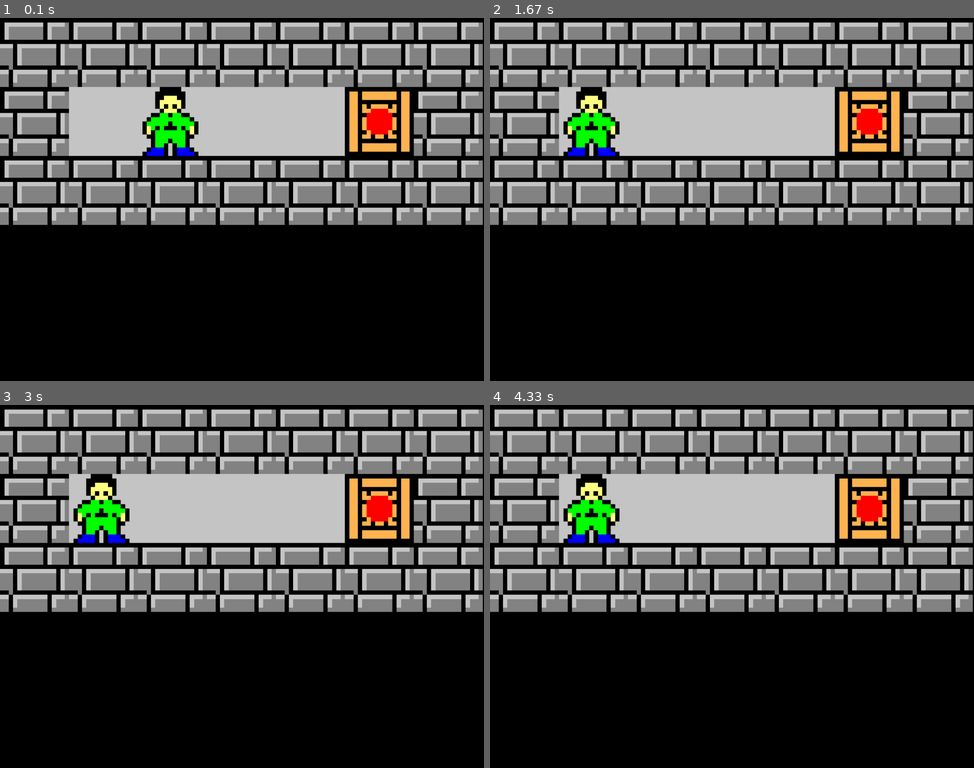
Above: before the commit, frames 1-4 (two rows, left to right).
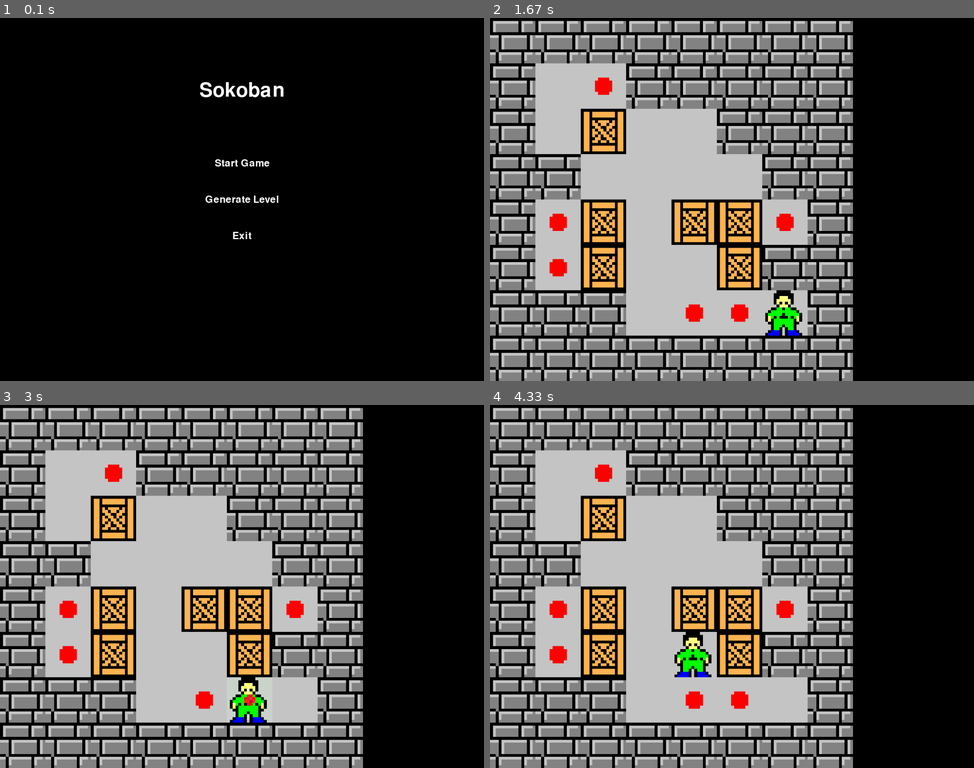
Above: after the commit, the same moments.

Repository: SunnyYYLin/pysokoban
Game: pygame game, started from main.py
The game is run twice, just before and just after one commit, with the same random seed, the same clock (stepped at 60 frames per second) and the same inputs.
Inputs (mouse positions are in pixels of both pictures, inside the frame that each line leads up to):
- Up to frame 1 (0.1 s): no input
- Up to frame 2 (1.67 s): click (732, 199) at 0.38 s, where only the run after the commit has a clickable "Generate Level"; hold Right 0.67-1.13 s; move the mouse to (712, 214) at 0.7 s
- Up to frame 3 (3 s): hold Left 2.17-2.7 s; hold Down from 2.73 s (still down)
- Up to frame 4 (4.33 s): release Down at 3.03 s; hold Left 3.07-3.47 s; hold Up 3.5-3.87 s

The runs differ from the first frame. In frame 1, 44% of the frame differs, in the area x 0-100%, y 1-62%; in frame 2, 66%; in frame 3, 66%, in the area x 0-100%, y 0-100%; in frame 4, 66%.

Commit message:
Refactor game module and fix bugs

Diff:
--- a/game/biproblem.py
+++ b/game/biproblem.py
@@ -1,4 +1,4 @@
-from typing import TypeAlias, List, Generator
+from typing import TypeAlias, List, Generator, Tuple
 from copy import copy
 from functools import lru_cache
 from sealgo.problem import BiSearchProblem, Action, State
@@ -38,15 +38,17 @@
             last_x, last_y = map.player_x - dir[0], map.player_y - dir[1]
             if map.is_blocked(last_x, last_y):
                 continue
-            actions.append(action)
+            actions.append((action, False))
+            if map.can_pull(map.player_x+dir[0], map.player_y+dir[1], -dir[0], -dir[1]):
+                actions.append((action, True))
         return actions
 
-    def reason(self, map: Map, action: SokobanAction) -> Map:
+    def reason(self, map: Map, action: Tuple[SokobanAction, bool]|Action) -> Map:
         last_map = copy(map)
         del map
         if action == Action.STAY:
             return last_map
-        last_map.p_undo(_action_dirs[action][0], _action_dirs[action][1])
+        last_map.p_undo(_action_dirs[action[0]][0], _action_dirs[action[0]][1], pull=action[1])
         return last_map
 
     @lru_cache(maxsize=1_000_000)
--- a/game/game.py
+++ b/game/game.py
@@ -3,13 +3,11 @@
 import logging
 from datetime import datetime
 from typing import Dict
-import asyncio
-from concurrent.futures import ThreadPoolExecutor
 from ui.display import Display, State
 from ui.input_handler import InputHandler, Event
 from generation.mcts import mcts
 from generation.generate import generate
-from sealgo.bidirectional import BiAStar as AI
+from sealgo.best_first_search import AStar as AI
 
 from .problem import SokobanProblem, SokobanAction
 from .biproblem import BiSokobanProblem
@@ -102,11 +100,10 @@
         self.lvl_num = start_lvl
         for lvl_num in range(start_lvl, end_lvl + 1):
             self._load_level(lvl_num)
-            problem = BiSokobanProblem(self.map)
             start_time = os.times()
             solutions = []
             while len(solutions) == 0:
-                ai = AI(problem)
+                ai = AI(self.problem)
                 solutions = ai.search()
             finish_time = os.times()
             elapsed_time = finish_time.elapsed - start_time.elapsed
--- a/game/map.py
+++ b/game/map.py
@@ -305,8 +305,8 @@
 
         # check if the player will push a box
         if self.is_box(new_x, new_y):
-            self._push(new_x, new_y, dx, dy)
-            return self.p_move(dx, dy)
+            if self._push(new_x, new_y, dx, dy):
+                return self.p_move(dx, dy)
 
         # move freely
         # move off
@@ -337,21 +337,13 @@
         Returns:
         - True if the box can be pushed, False otherwise.
         """
-        return not (self.is_blocked(x+dx, y+dy) or self.is_blocked(x-dx, y-dy))
-
-    def _push(self, x: int, y: int, dx: int, dy: int) -> None:
-        """
-        Pushes a box in the specified direction.
-
-        Args:
-            x (int): The x-coordinate of the box.
-            y (int): The y-coordinate of the box.
-            dx (int): The change in x-coordinate for the push.
-            dy (int): The change in y-coordinate for the push.
-
-        Returns:
-            None
-        """
+        return not (self.is_blocked(x+dx, y+dy) or self.is_blocked(x-dx, y-dy)) \
+            and self.is_box(x, y)
+
+    def _push(self, x: int, y: int, dx: int, dy: int) -> bool:
+        if not self.can_push(x, y, dx, dy):
+            return False
+
         new_x = x + dx
         new_y = y + dy
 
@@ -366,6 +358,7 @@
             self.set_tile(new_x, new_y, Tile.GOALBOX)
         else:
             self.set_tile(new_x, new_y, Tile.BOX)
+        return True
 
     def count_deadlock(self, _boxes: np.ndarray) -> int:
         """
@@ -457,6 +450,7 @@
                     n += 1
                     new_map = copy(self)
                     new_map.set_tile(box[0]+dir[0], box[1]+dir[1], Tile.PLAYER)
+                    new_map.locate_player()
                     goals.append(new_map)
         return goals
 
@@ -473,21 +467,13 @@
         Returns:
         - True if the box can be pulled, False otherwise.
         """
-        return not (self.is_blocked(x+dx, y+dy) or self.is_blocked(x+2*dx, y+2*dy))
-
-    def _pull(self, x, y, dx, dy) -> bool:
-        """
-        Pulls a box in a given direction.
-
-        Args:
-        - x: The x-coordinate of the box.
-        - y: The y-coordinate of the box.
-        - dx: The change in x-coordinate.
-        - dy: The change in y-coordinate.
-
-        Returns:
-        - True if the box can be pulled, False otherwise.
-        """
+        return not (self.is_blocked(x+dx, y+dy) or self.is_blocked(x+2*dx, y+2*dy))\
+            and self.is_box(x, y)
+
+    def _pull(self, x: int, y: int, dx: int, dy: int) -> bool:
+        if not self.can_pull(x, y, dx, dy):
+            return False
+
         new_x = x + dx
         new_y = y + dy
 
@@ -496,6 +482,7 @@
             self.set_tile(x, y, Tile.GOAL)
         else:
             self.set_tile(x, y, Tile.SPACE)
+
         # pull onto
         if self.is_goal(new_x, new_y):
             self.set_tile(new_x, new_y, Tile.GOALBOX)
@@ -519,4 +506,8 @@
             self.set_tile(last_x, last_y, Tile.PLAYER)
         # pull boxes
         if pull:
-            self._pull(last_x, last_y, dx, dy)
+            self._pull(self.player_x + dx, self.player_y + dy, -dx, -dy)
+
+        self.player_x -= dx
+        self.player_y -= dy
+        return self
--- a/game/problem.py
+++ b/game/problem.py
@@ -18,7 +18,6 @@
     SokobanAction.DOWN: (1, 0),
     SokobanAction.LEFT: (0, -1),
     SokobanAction.RIGHT: (0, 1),
-    Action.STAY: (0, 0)
 }
 
 class SokobanProblem(HeuristicSearchProblem):
--- a/main.py
+++ b/main.py
@@ -23,7 +23,7 @@
                         ])
     pygame.init()
     game = Game(lvl_num=args.level, icon_style=args.icon_style)
-    if args.test or True:
+    if args.test:
         game.test()
     else:
         game.run()
--- a/sealgo/bidirectional.py
+++ b/sealgo/bidirectional.py
@@ -30,7 +30,6 @@
         self.f_frontier.put((0, self.problem.initial_state()))
 
         goals = self.problem.goal_states()
-        print([str(g) for g in goals])
         self.successors = {state: (None, Action.STAY) for state in goals}
         self.b_costs = {state: 0 for state in goals}
         for state in goals:
@@ -46,19 +45,21 @@
             if f_state in self.successors:
                 return [self._reconstruct_path(f_state)]
             for action in self.problem.actions(f_state):
+                # d.render(f_state)
                 f_new_state = self.problem.result(f_state, action)
+                # d.render(f_new_state)
                 f_cost = self.f_costs[f_state] + self.problem.action_cost(f_state, action)
                 if f_new_state not in self.f_costs or f_cost < self.f_costs[f_new_state]:
-                    d.render(f_new_state)
                     self.predecessors[f_new_state] = (f_state, action)
                     self.f_costs[f_new_state] = f_cost
                     f_eval = self.f_eval(f_new_state)
                     self.f_frontier.put((f_eval, f_new_state))
             for action in self.problem.actions_to(b_state):
+                # d.render(b_state)
                 b_new_state = self.problem.reason(b_state, action)
+                # d.render(b_new_state)
                 b_cost = self.b_costs[b_state] + self.problem.action_cost(b_new_state, action)
                 if b_new_state not in self.b_costs or b_cost < self.b_costs[b_new_state]:
-                    d.render(b_new_state)
                     self.successors[b_new_state] = (b_state, action)
                     self.b_costs[b_new_state] = b_cost
                     b_eval = self.b_eval(b_new_state)
@@ -69,6 +70,7 @@
         f_solution = []
         b_state = inter_state
         while self.predecessors[b_state][0] is not None:
+            # d.render(b_state)
             f_solution.append(self.predecessors[b_state][1])
             b_state = self.predecessors[b_state][0]
         f_solution.reverse()
@@ -77,7 +79,8 @@
         b_solution = []
         f_state = inter_state
         while self.successors[f_state][0] is not None:
-            b_solution.append(self.successors[f_state][1])
+            # d.render(f_state)
+            b_solution.append(self.successors[f_state][1][0])
             f_state = self.successors[f_state][0]
 
         return f_solution + b_solution
--- a/ui/display.py
+++ b/ui/display.py
@@ -1,5 +1,4 @@
 import pygame
-import os
 from enum import Enum, auto
 from typing import Dict, Tuple, TypeAlias
 from .input_handler import Event
